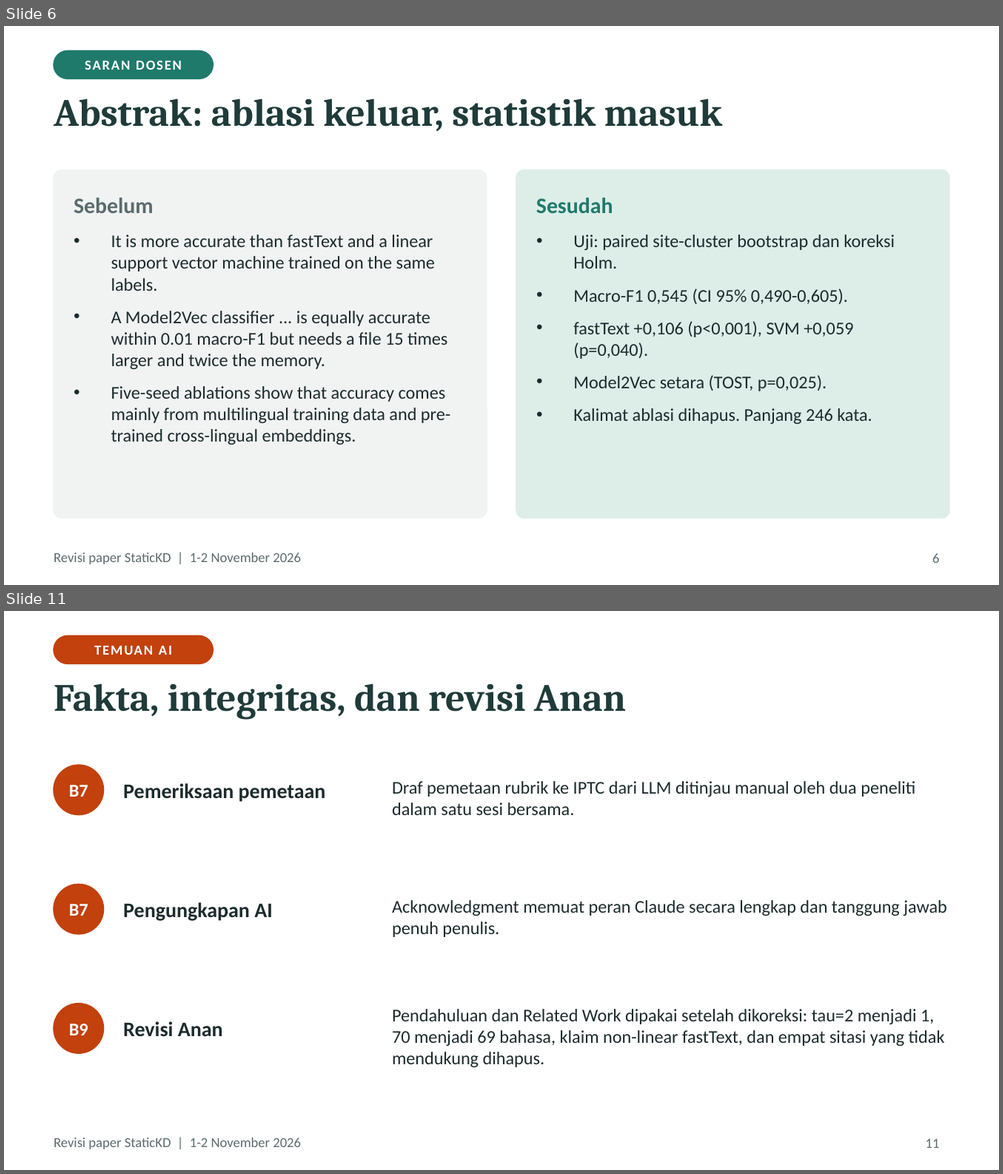
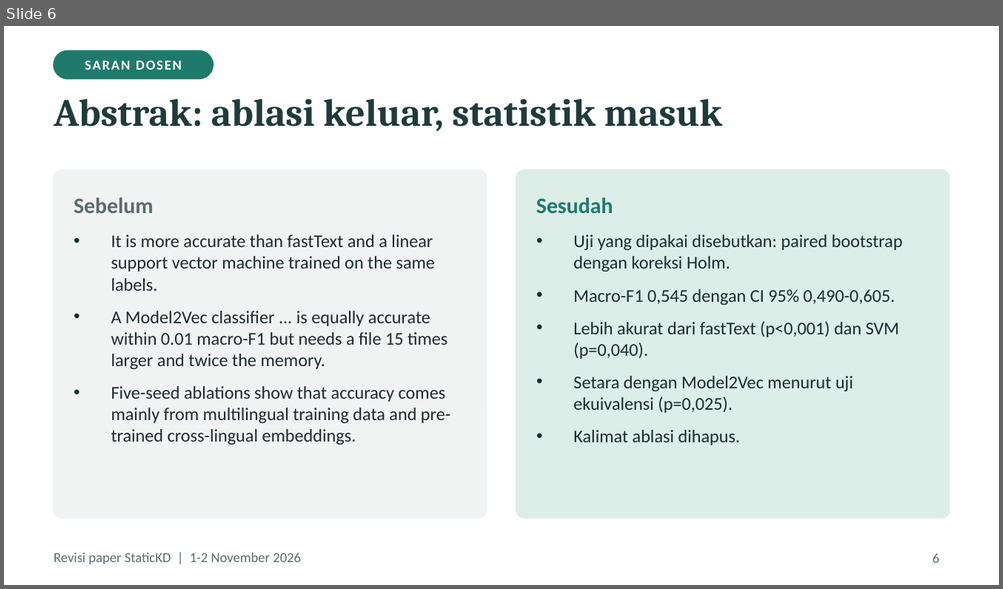
Before and after one commit to obikastanya/iptc_lightweight_label_detection, a slide deck: reviewer_feedback/revision_slides.pptx. Shown one above the other, each under a label of ours: slides 6 and 11 before the commit, slide 6 after it; the slides between them are not shown. The pictures are 1003x1174 and 1003x589 pixels, drawn with LibreOffice and Linux fonts; fonts in the diff are those of the drawing. Boxes give left, top, right and bottom in pixels: in the first picture for what was removed or moved away, otherwise in the second. Text is boxed around its words. In the diff, an @@ line names an element or a change of style, - is before the commit and + after.

```diff
--- a/reviewer_feedback/revision_slides.pptx
+++ b/reviewer_feedback/revision_slides.pptx
@@ slide 11 removed at bbox=[4, 611, 999, 1170], background #FFFFFF; not listed: 1 template element that a slide beside it also shows @@
@@ rounded rectangle removed at bbox=[54, 636, 213, 664] @@
@@ text removed at bbox=[94, 646, 172, 655] @@
-TEMUAN AI
@@ title removed at bbox=[54, 684, 626, 720] @@
-Fakta, integritas, dan revisi Anan
@@ ellipse removed at bbox=[54, 765, 103, 815] @@
@@ text removed at bbox=[69, 785, 88, 797] @@
-B7
@@ text removed at bbox=[123, 783, 326, 802] @@
-Pemeriksaan pemetaan
@@ text removed at bbox=[392, 781, 915, 815] @@
-Draf pemetaan rubrik ke IPTC dari LLM ditinjau manual oleh dua peneliti dalam satu sesi bersama.
@@ ellipse removed at bbox=[54, 885, 103, 934] @@
@@ text removed at bbox=[69, 904, 88, 916] @@
-B7
@@ text removed at bbox=[123, 903, 272, 921] @@
-Pengungkapan AI
@@ text removed at bbox=[392, 900, 947, 937] @@
-Acknowledgment memuat peran Claude secara lengkap dan tanggung jawab penuh penulis.
@@ ellipse removed at bbox=[54, 1004, 103, 1054] @@
@@ text removed at bbox=[392, 1009, 945, 1068] @@
-Pendahuluan dan Related Work dipakai setelah dikoreksi: tau=2 menjadi 1, 70 menjadi 69 bahasa, klaim non-linear fastText, dan empat sitasi yang tidak mendukung dihapus.
@@ text removed at bbox=[69, 1024, 88, 1036] @@
-B9
@@ text removed at bbox=[123, 1022, 223, 1037] @@
-Revisi Anan
@@ page number removed at bbox=[925, 1139, 939, 1148] @@
-11
@@ slide 6 changed as well @@
@@ text at bbox=[573, 235, 902, 446]: text changed @@
-• Uji: paired site-cluster bootstrap dan koreksi Holm.
-• Macro-F1 0,545 (CI 95% 0,490-0,605).
-• fastText +0,106 (p<0,001), SVM +0,059 (p=0,040).
-• Model2Vec setara (TOST, p=0,025).
-• Kalimat ablasi dihapus. Panjang 246 kata.
+• Uji yang dipakai disebutkan: paired bootstrap dengan koreksi Holm.
+• Macro-F1 0,545 dengan CI 95% 0,490-0,605.
+• Lebih akurat dari fastText (p<0,001) dan SVM (p=0,040).
+• Setara dengan Model2Vec menurut uji ekuivalensi (p=0,025).
+• Kalimat ablasi dihapus.
```
Also in this commit, not shown: 3 other slides changed, 4 slides added, 7 other slides removed.
